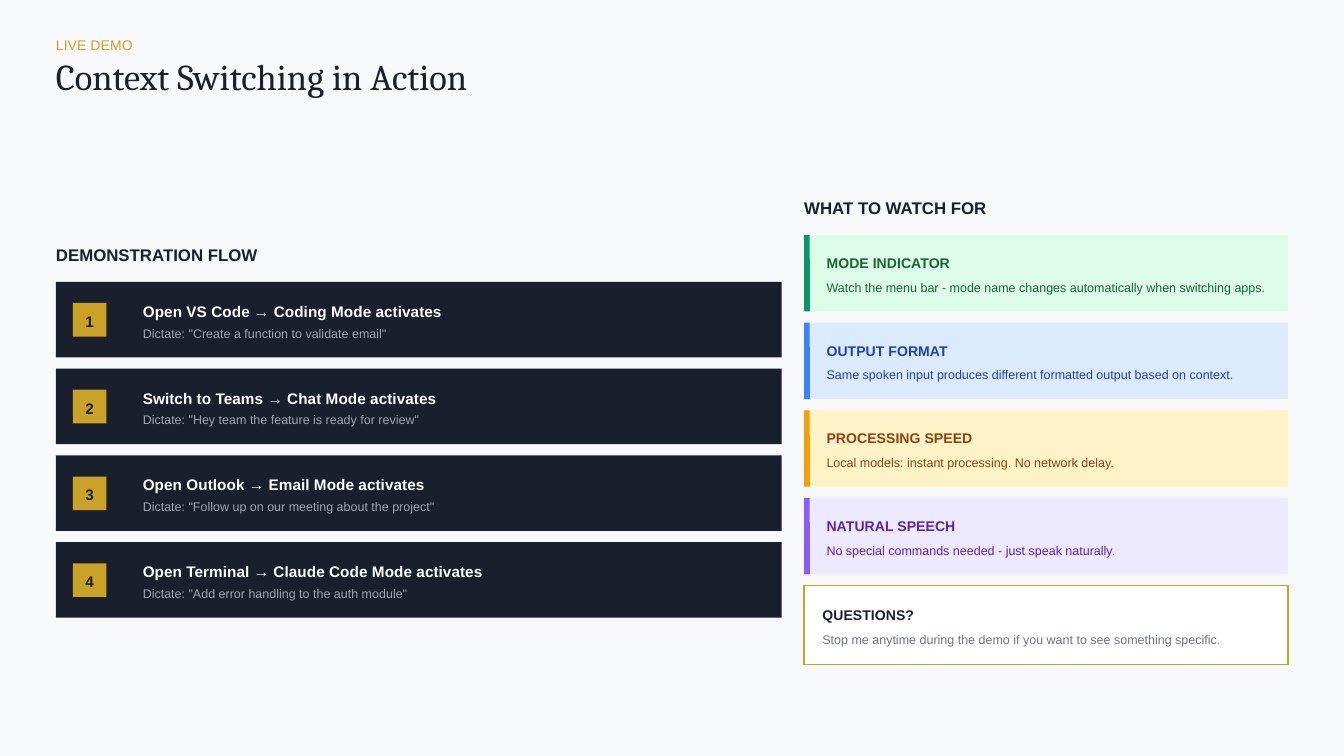
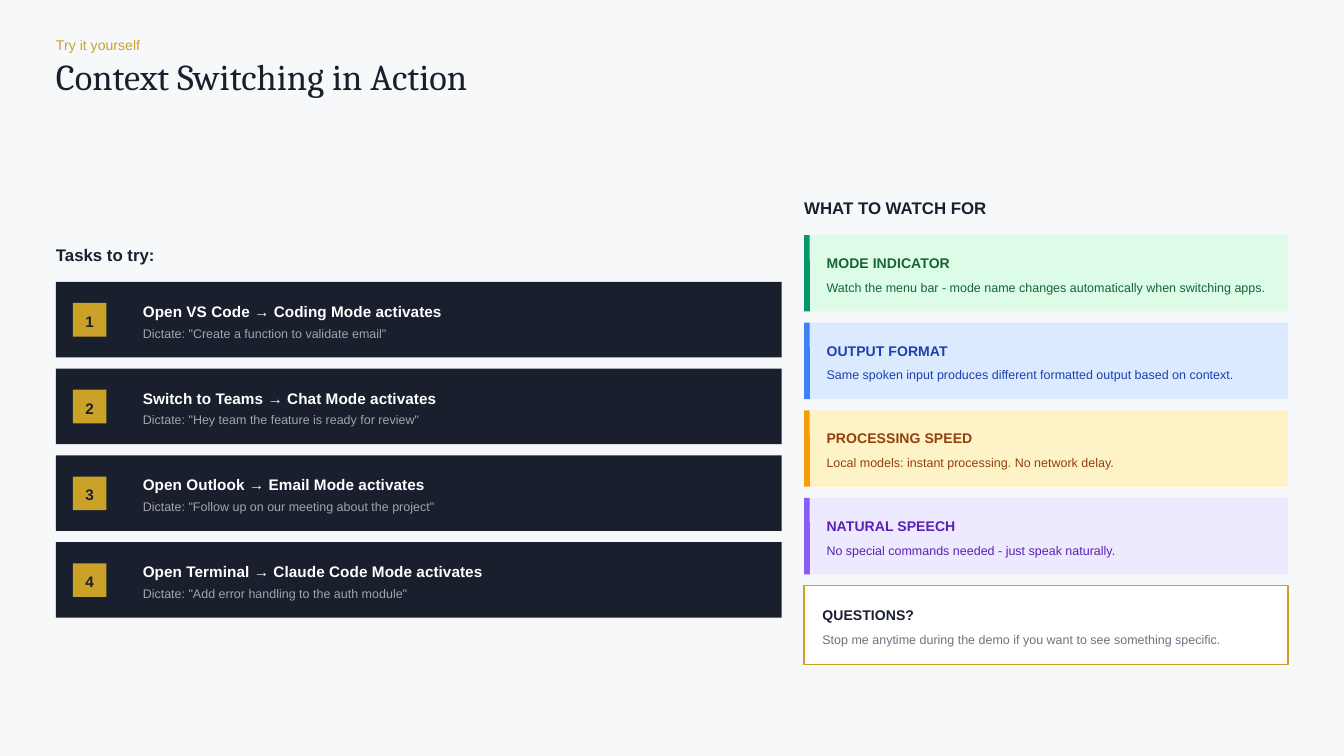
Before and after one commit to crypticpy/voice-control, a slide deck: slide 43 of Voice_AI_Workflows_Part1_CORE.pptx (slide 29 before the commit). Drawn at 1344x756 pixels with LibreOffice and Linux fonts; fonts in the diff are those of the drawing. Boxes give left, top, right and bottom in pixels: in the first picture for what was removed or moved away, otherwise in the second. Text is boxed around its words. In the diff, an @@ line names an element or a change of style, - is before the commit and + after.

```diff
--- a/Voice_AI_Workflows_Part1_CORE.pptx
+++ b/Voice_AI_Workflows_Part1_CORE.pptx
@@ text at [56,40,140,53]: text changed @@
-LIVE DEMO
+Try it yourself
@@ text at [56,248,154,265]: text changed @@
-DEMONSTRATION FLOW
+Tasks to try:
```
Also in this commit, not shown: 8 other slides changed, 14 slides added, 42 other files.
